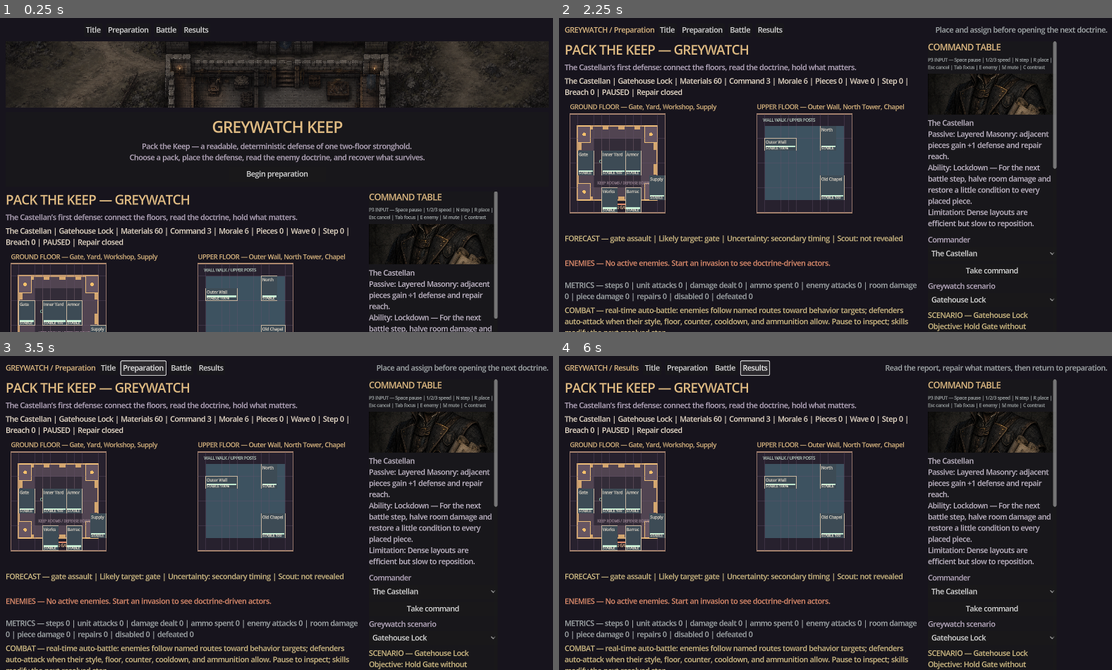
Above: before the commit, frames 1-4 (two rows, left to right).
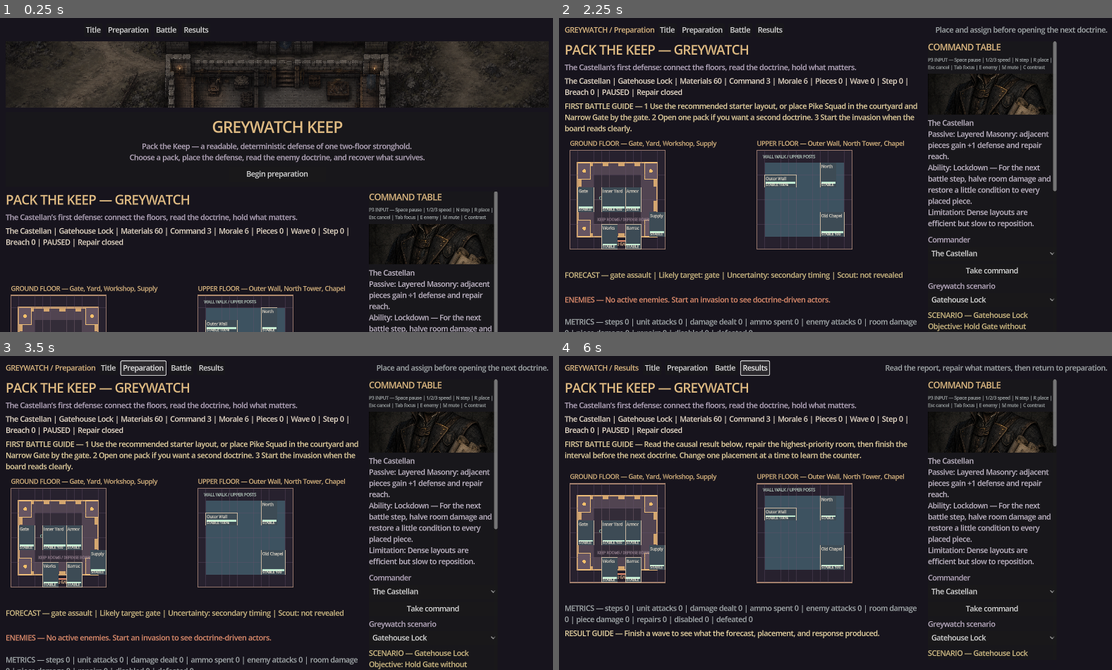
Above: after the commit, the same moments.

Repository: raphaelroshan/pack-the-keep
Game: Godot game, scene res://scenes/Main.tscn
The game is run twice, just before and just after one commit, with the same random seed, the same clock (stepped at 60 frames per second) and the same inputs.
Inputs:
- Up to frame 1 (0.25 s): no input
- Up to frame 2 (2.25 s): click "Begin preparation" at 0.5 s; click "Title" at 1.25 s; click "Begin preparation" at 2 s
- Up to frame 3 (3.5 s): click "Preparation" at 2.75 s
- Up to frame 4 (6 s): click "Battle" at 3.5 s; click "Title" at 4.25 s; click "Preparation" at 5 s; click "Results" at 5.75 s

The runs differ from the first frame. In frame 1, 4.7% of the frame differs, in the area x 1-91%, y 75-100%; in frame 2, 15%, in the area x 1-91%, y 26-100%; in frame 3, 15%; in frame 4, 14%.

Commit message:
feat: improve first-battle testability

Diff:
--- a/content/content_manifest.json
+++ b/content/content_manifest.json
@@ -1,7 +1,7 @@
 {
   "schema_version": 1,
   "game_id": "pack-the-keep",
-  "content_version": "0.8.1",
+  "content_version": "0.8.2",
   "campaign": {
     "title": "The Bell at Dusk",
     "premise": "A small keep is granted one season to become a refuge before a coalition of raiders, sappers, climbers, and siege beasts tests every defensive doctrine at once.",
--- a/content/gameplay_framework.json
+++ b/content/gameplay_framework.json
@@ -1,7 +1,7 @@
 {
   "schema_version": 1,
   "game_id": "pack-the-keep",
-  "framework_version": "0.8.1-topdown-board",
+  "framework_version": "0.8.2-testability",
   "design_promise": "Choose a commander, open a coherent pack, arrange a readable keep, and adapt when a forecasted invasion tests the doctrine you chose.",
   "p0_alpha_foundation": {
     "status": "implemented",
@@ -50,6 +50,13 @@
     "metrics": ["ammo_spent", "unit_attacks", "damage_dealt", "enemy_attacks", "room_damage", "piece_damage"],
     "determinism_rule": "presentation_clock_and_focus_do_not alter authoritative step outcomes",
     "deferred": ["projectile_physics", "ammo_resupply_buildings", "direct_target_commands", "controller_remapping"]
+  },
+  "v082_testability": {
+    "status": "implemented",
+    "first_run_guidance": ["preparation_steps", "battle_readability", "results_recovery"],
+    "recommended_layout": "fixed_explainable_starter_placements_through_authoritative_place_piece_api",
+    "combat_readability": ["newest_first_event_feed", "causal_result_metrics", "outcome_interpretation"],
+    "determinism_rule": "guidance_event_feed_and_result_explanation_read_state_without_mutating_authoritative_outcomes"
   },
   "visual_fort_initial_run": {
     "status": "implemented_procedural_fallback",
--- a/project.godot
+++ b/project.godot
@@ -6,7 +6,7 @@
 
 [application]
 config/name="Pack the Keep"
-config/version="0.8.1-topdown-board"
+config/version="0.8.2-testability"
 run/main_scene="res://scenes/Main.tscn"
 config/features=PackedStringArray("4.3", "GL Compatibility")
 boot_splash/bg_color=Color(0.045, 0.04, 0.055, 1)
--- a/src/ui/main.gd
+++ b/src/ui/main.gd
@@ -67,6 +67,8 @@
 var focused_enemy_index: int = -1
 var response_preview_label: Label
 var recovery_priority_label: Label
+var guidance_label: Label
+var result_explain_label: Label
 
 func _ready() -> void:
 	keep = PackKeepState.new(3307)
@@ -263,6 +265,11 @@
 	status_label.add_theme_font_size_override("font_size", 16)
 	status_label.add_theme_color_override("font_color", Color("#f2e5d1"))
 	left.add_child(status_label)
+	guidance_label = Label.new()
+	guidance_label.autowrap_mode = TextServer.AUTOWRAP_WORD_SMART
+	guidance_label.custom_minimum_size = Vector2(800, 64)
+	guidance_label.add_theme_color_override("font_color", Color("#f0dca8"))
+	left.add_child(guidance_label)
 
 	keep_canvas = KeepCanvas.new()
 	keep_canvas.custom_minimum_size = Vector2(810, 292)
@@ -289,6 +296,11 @@
 	metrics_label.custom_minimum_size = Vector2(800, 28)
 	metrics_label.add_theme_color_override("font_color", Color("#aab1b2"))
 	left.add_child(metrics_label)
+	result_explain_label = Label.new()
+	result_explain_label.autowrap_mode = TextServer.AUTOWRAP_WORD_SMART
+	result_explain_label.custom_minimum_size = Vector2(800, 72)
+	result_explain_label.add_theme_color_override("font_color", Color("#f0dca8"))
+	left.add_child(result_explain_label)
 	combat_explain_label = Label.new()
 	combat_explain_label.autowrap_mode = TextServer.AUTOWRAP_WORD_SMART
 	combat_explain_label.custom_minimum_size = Vector2(800, 36)
@@ -434,6 +446,11 @@
 	map_place_button.tooltip_text = "Select a cell on either keep floor. The green footprint is authoritative; red means the state will reject it."
 	map_place_button.pressed.connect(_arm_selected_piece)
 	controls.add_child(map_place_button)
+	var recommended_layout_button: Button = Button.new()
+	recommended_layout_button.text = "Use recommended starter layout"
+	recommended_layout_button.tooltip_text = "Places Pike Squad and Narrow Gate in a readable first-battle arrangement; each placement remains authoritative."
+	recommended_layout_button.pressed.connect(_on_recommended_layout)
+	controls.add_child(recommended_layout_button)
 	var cancel_place_button: Button = Button.new()
 	cancel_place_button.text = "Cancel map placement"
 	cancel_place_button.pressed.connect(_on_cancel_placement)
@@ -525,7 +542,6 @@
 	recovery_priority_label.custom_minimum_size = Vector2(292, 80)
 	recovery_priority_label.add_theme_color_override("font_color", Color("#bfe8cf"))
 	controls.add_child(recovery_priority_label)
-
 	var save_button: Button = Button.new()
 	save_button.text = "Save keep state"
 	save_button.pressed.connect(_on_save)
@@ -582,6 +598,22 @@
 		title_card.visible = screen == "title"
 	if art_banner:
 		art_banner.visible = screen == "title"
+	if forecast_label:
+		forecast_label.visible = screen != "results"
+	if enemy_label:
+		enemy_label.visible = screen != "results"
+	if metrics_label:
+		metrics_label.visible = screen != "title"
+	if result_explain_label:
+		result_explain_label.visible = screen == "results"
+	if combat_explain_label:
+		combat_explain_label.visible = screen != "results"
+	if placement_label:
+		placement_label.visible = screen != "results"
+	if event_label:
+		event_label.visible = screen != "results"
+	if log_label:
+		log_label.visible = screen != "results"
 	if screen_label:
 		screen_label.text = "GREYWATCH / %s" % screen.capitalize()
 	if screen_hint:
@@ -692,6 +724,42 @@
 func _on_cancel_placement() -> void:
 	_clear_placement_mode()
 	_set_event("Map placement cancelled. Click a room or placed piece to inspect it.")
+	_refresh_ui()
+
+func _has_piece_id(piece_id: String) -> bool:
+	for instance in keep.pieces.values():
+		if String(instance.get("piece_id", "")) == piece_id:
+			return true
+	return false
+
+func _on_recommended_layout() -> void:
+	if keep.wave_active:
+		_set_event("Recommended layout is preparation-only. Resolve the invasion before rebuilding.")
+		return
+	if keep.repair_interval_active:
+		_set_event("Recommended layout is locked during recovery. Finish the repair interval first.")
+		return
+	var placements: Array[Dictionary] = [
+		{"piece_id": "pike_squad", "origin": Vector2i(4, 5), "floor": "ground"},
+		{"piece_id": "narrow_gate", "origin": Vector2i(2, 5), "floor": "ground"}
+	]
+	var added: Array[String] = []
+	var blocked: Array[String] = []
+	for placement in placements:
+		var piece_id: String = String(placement.get("piece_id", ""))
+		if _has_piece_id(piece_id):
+			continue
+		var result: Dictionary = keep.place_piece(piece_id, placement.get("origin", Vector2i.ZERO), String(placement.get("floor", "ground")))
+		if bool(result.get("ok", false)):
+			added.append(String(PackKeepState.PIECES[piece_id].get("name", piece_id)))
+		else:
+			blocked.append("%s: %s" % [String(PackKeepState.PIECES[piece_id].get("name", piece_id)), String(result.get("reason", "blocked"))])
+	if added.is_empty() and blocked.is_empty():
+		_set_event("Recommended layout already placed. Modify it freely, then start the invasion when ready.")
+	elif blocked.is_empty():
+		_set_event("Recommended layout placed: %s. You can modify it with direct map placement." % ", ".join(added))
+	else:
+		_set_event("Recommended layout partly applied: %s. Blocked: %s" % [", ".join(added) if not added.is_empty() else "none", "; ".join(blocked)])
 	_refresh_ui()
 
 func _on_map_hovered(floor: String, cell: Vector2i) -> void:
@@ -963,6 +1031,38 @@
 
 func _set_event(text: String) -> void:
 	event_label.text = text
+
+func _first_battle_guidance() -> String:
+	if screen == "title":
+		return ""
+	if screen == "preparation":
+		if keep.pieces.is_empty():
+			return "FIRST BATTLE GUIDE — 1 Use the recommended starter layout, or place Pike Squad in the courtyard and Narrow Gate by the gate. 2 Open one pack if you want a second doctrine. 3 Start the invasion when the board reads clearly."
+		return "FIRST BATTLE GUIDE — Layout ready. Read the FORECAST, then start the invasion. Battle begins paused; use Space to run or N to resolve one readable step."
+	if screen == "battle":
+		return "FIRST BATTLE GUIDE — The fort stays visible while enemies enter through the gate. Read the event feed after each step; use the focused enemy and response preview before spending the commander ability."
+	if screen == "results":
+		return "FIRST BATTLE GUIDE — Read the causal result below, repair the highest-priority room, then finish the interval before the next doctrine. Change one placement at a time to learn the counter."
+	return ""
+
+func _refresh_result_explanation() -> void:
+	if result_explain_label == null:
+		return
+	if keep.last_outcome.is_empty():
+		result_explain_label.text = "RESULT GUIDE — Finish a wave to see what the forecast, placement, and response produced."
+		return
+	var metrics: Dictionary = keep.combat_metrics
+	var outcome_text: String = ""
+	match keep.last_outcome:
+		"held":
+			outcome_text = "HELD — no room breach was recorded; try a different placement to test the counter."
+		"partial_breach":
+			outcome_text = "PARTIAL BREACH — the keep survived, but at least one function was damaged; repair the most critical room first."
+		"collapse":
+			outcome_text = "COLLAPSE — critical functions or morale failed; compare the forecast with the placement and response lane."
+		_:
+			outcome_text = "OUTCOME — review the event feed and recovery state before changing the layout."
+	result_explain_label.text = "CAUSAL RESULT — %s\nBreach %d | Morale %d | Defeated %d | Room damage %d | Piece damage %d\n%s\n%s" % [keep.last_outcome.replace("_", " ").to_upper(), keep.breach_level, keep.morale, int(metrics.get("defeated_enemies", 0)), int(metrics.get("room_damage", 0)), int(metrics.get("piece_damage", 0)), outcome_text, "Recovery: %s" % keep.repair_interval_reason if keep.repair_interval_active else "Recovery: start a new run to replay the lesson."]
 
 func _refresh_ui() -> void:
 	_refresh_pack_preview()
@@ -1014,17 +1114,21 @@
 	keep_canvas.call("set_preview", placement_mode, preview_floor, preview_origin, _selected_id(piece_option), preview_valid)
 	if event_label.text.is_empty():
 		event_label.text = "Open Pike Line or Field Engineers, place a defense on either floor, start First Bell, and advance one step at a time."
+	guidance_label.text = _first_battle_guidance()
 	var recent: Array[String] = []
-	var start: int = maxi(0, keep.battle_report.size() - 3)
+	var start: int = maxi(0, keep.battle_report.size() - 4)
 	for index in range(start, keep.battle_report.size()):
 		recent.append(keep.battle_report[index])
-	log_label.text = "Recent causal report: " + (" | ".join(recent) if not recent.is_empty() else "No wave has started. The report will name the forecast, counter, target, damage, and recovery.")
+	recent.reverse()
+	log_label.text = "COMBAT EVENT FEED — newest first\n" + ("\n".join(recent) if not recent.is_empty() else "No wave has started. This feed will name the forecast, response, target, damage, and recovery.")
+
 	pause_button.text = "Resume battle (Space)" if battle_paused else "Pause battle (Space)"
 	speed_button.text = "Speed: %.1fx (1/2/3)" % _battle_speed()
 	mute_button.text = "Feedback tones: OFF" if audio_muted else "Feedback tones: ON"
 	contrast_button.text = "High-contrast cues: ON" if high_contrast else "High-contrast cues: OFF"
 	_refresh_response_preview()
 	_refresh_recovery_priorities()
+	_refresh_result_explanation()
 	keep_canvas.keep = keep
 	keep_canvas.call("set_focus", focused_enemy_index)
 	keep_canvas.queue_redraw()
--- /dev/null
+++ b/tests/test_v082_ui.gd
@@ -0,0 +1,67 @@
+extends SceneTree
+
+var failures: Array[String] = []
+
+func _initialize() -> void:
+	var scene: PackedScene = load("res://scenes/Main.tscn")
+	var ui: Control = scene.instantiate()
+	root.add_child(ui)
+	await process_frame
+	ui._set_screen("preparation")
+
+	if not ui.guidance_label.text.contains("FIRST BATTLE GUIDE"):
+		failures.append("preparation did not show the first-battle guide")
+	if not ui.guidance_label.text.contains("recommended starter layout"):
+		failures.append("empty preparation guide did not recommend the starter layout")
+
+	var before_recommendation: String = JSON.stringify(ui.keep.serialize())
+	ui._on_recommended_layout()
+	if ui.keep.pieces.size() != 2:
+		failures.append("recommended layout did not place both starter pieces")
+	if not ui.event_label.text.contains("Recommended layout placed"):
+		failures.append("recommended layout did not report the applied placement")
+	if JSON.stringify(ui.keep.serialize()) == before_recommendation:
+		failures.append("recommended layout did not commit its authoritative placement command")
+
+	var after_recommendation: String = JSON.stringify(ui.keep.serialize())
+	ui._first_battle_guidance()
+	ui._refresh_result_explanation()
+	if JSON.stringify(ui.keep.serialize()) != after_recommendation:
+		failures.append("guidance/result refresh mutated authoritative state")
+
+	ui._on_start_wave()
+	if not ui.keep.wave_active:
+		failures.append("recommended layout could not start the first invasion")
+	if not ui.guidance_label.text.contains("fort stays visible"):
+		failures.append("battle guide did not explain the persistent fort board")
+	if not ui.log_label.text.contains("COMBAT EVENT FEED") or not ui.log_label.text.contains("Forecast"):
+		failures.append("combat event feed did not expose the deterministic forecast")
+
+	var event_before_step: String = ui.log_label.text
+	ui._on_advance_wave()
+	if ui.log_label.text == event_before_step:
+		failures.append("combat event feed did not update after a manual step")
+
+	var steps: int = 1
+	while ui.keep.wave_active and steps < 8:
+		ui._on_advance_wave()
+		steps += 1
+	if ui.keep.wave_active:
+		failures.append("first invasion did not resolve within the bounded test steps")
+	if not ui.result_explain_label.text.contains("CAUSAL RESULT"):
+		failures.append("resolved invasion did not show the causal result panel")
+	if not ui.guidance_label.text.contains("Read the causal result"):
+		failures.append("results guide did not direct the tester to the causal explanation")
+	if not ui.result_explain_label.text.contains("Breach") or not ui.result_explain_label.text.contains("Morale"):
+		failures.append("causal result panel omitted core outcome metrics")
+
+	ui.queue_free()
+	await process_frame
+	if failures.is_empty():
+		print("P8.2 UI smoke: PASS")
+		quit(0)
+	else:
+		for failure in failures:
+			push_error(failure)
+		print("P8.2 UI smoke: FAIL (%d)" % failures.size())
+		quit(1)
Not shown, added: design/v082_testability_slice.md
Not shown, changed: docs/internal_test_release.md
Not shown, changed: scripts/verify.sh
